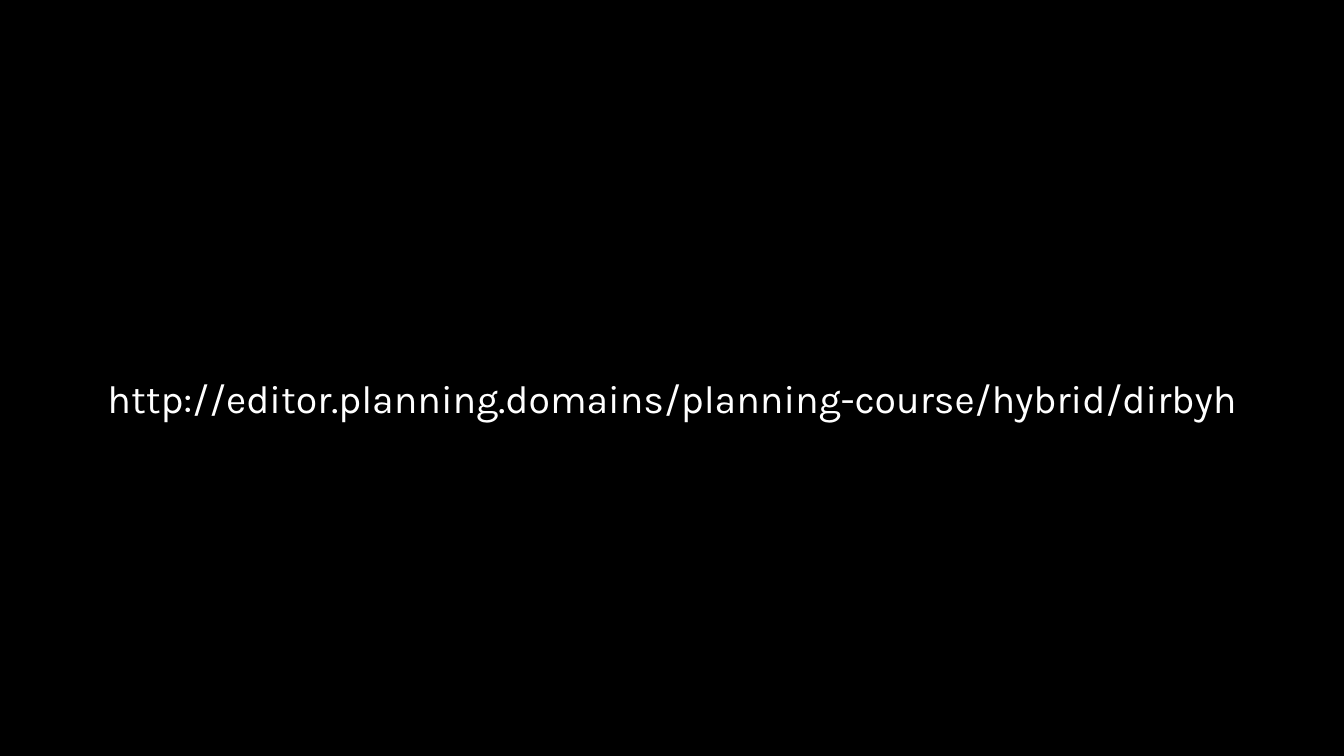
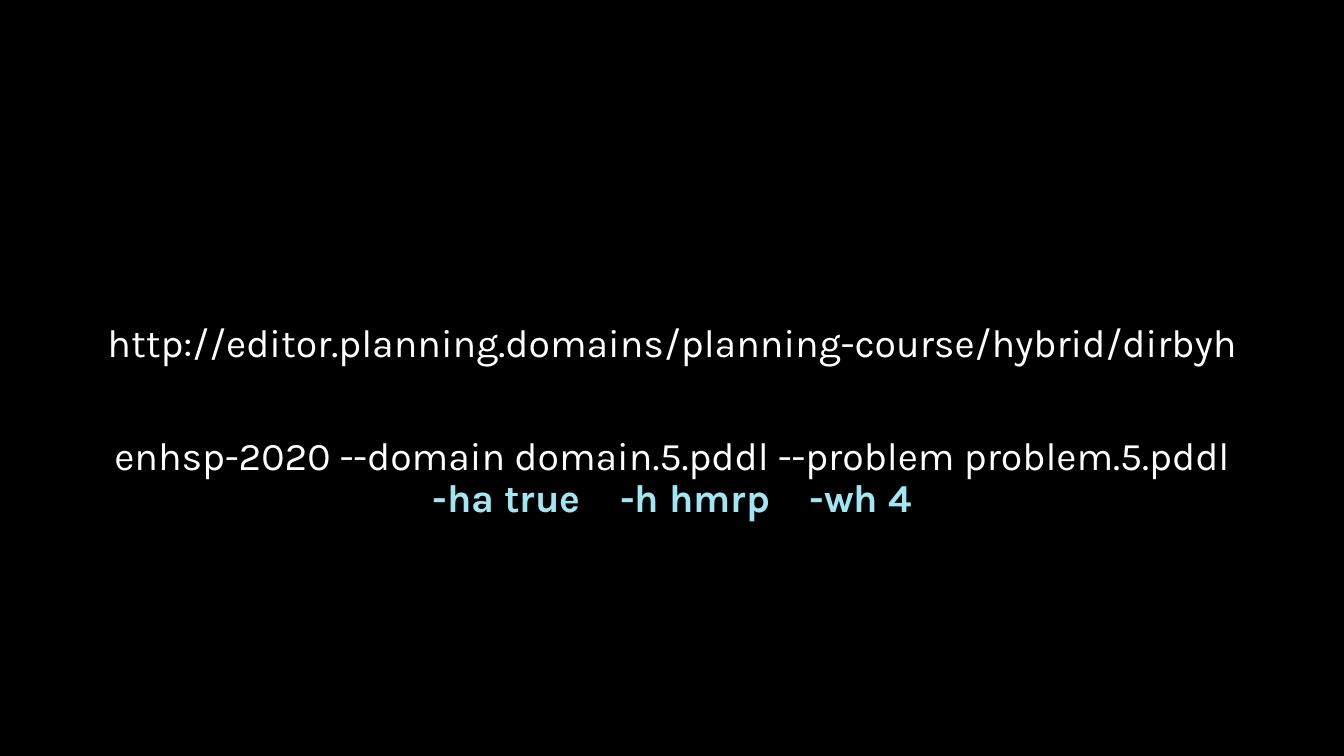
Before and after one commit to AI-Planning/modeling-in-pddl, a slide deck: slide 18 of exercises/cisc-813/hybrid/slides.pptx. Drawn at 1344x756 pixels with LibreOffice and Linux fonts; fonts in the diff are those of the drawing. Boxes give left, top, right and bottom in pixels: in the first picture for what was removed or moved away, otherwise in the second. Text is boxed around its words. In the diff, an @@ line names an element or a change of style, - is before the commit and + after.

Commit message:
Wrapped up the hybrid pddl.

```diff
--- a/exercises/cisc-813/hybrid/slides.pptx
+++ b/exercises/cisc-813/hybrid/slides.pptx
@@ text at (114, 443, 1230, 522): paragraph added @@
+enhsp-2020 --domain domain.5.pddl --problem problem.5.pddl
+-ha true -h hmrp -wh 4
```
Also in this commit, not shown: 2 other files.
